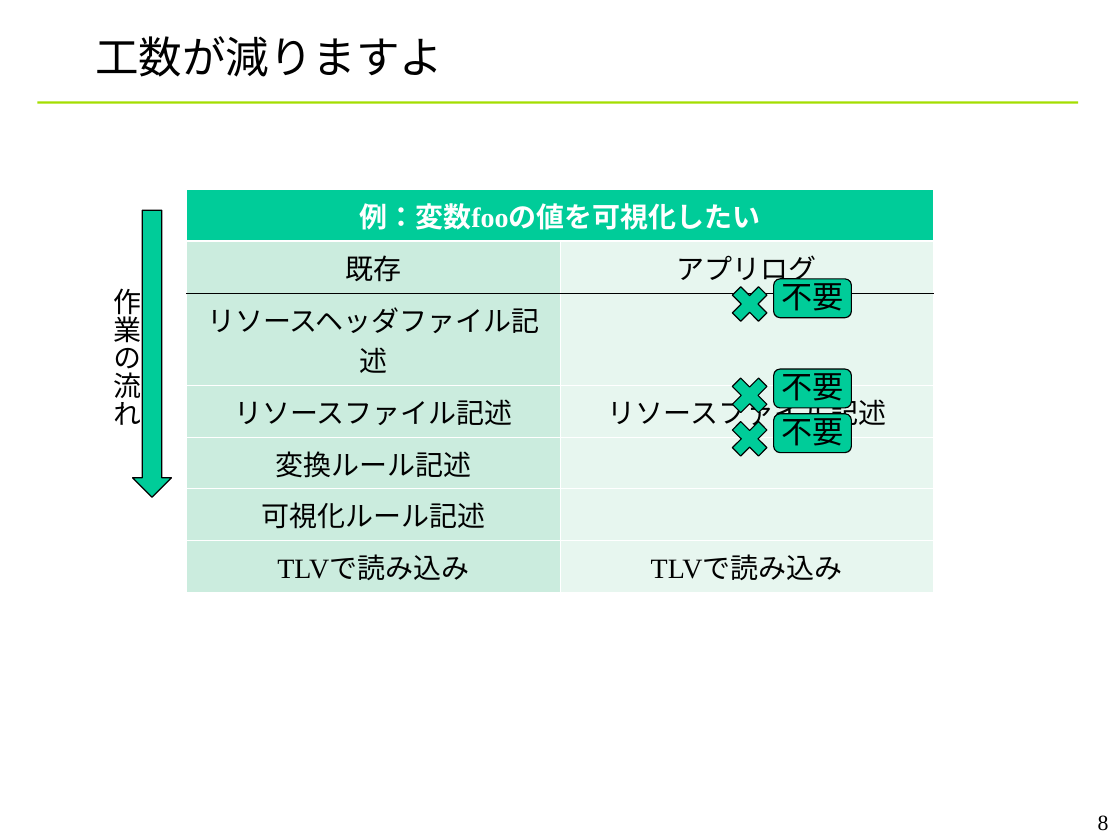
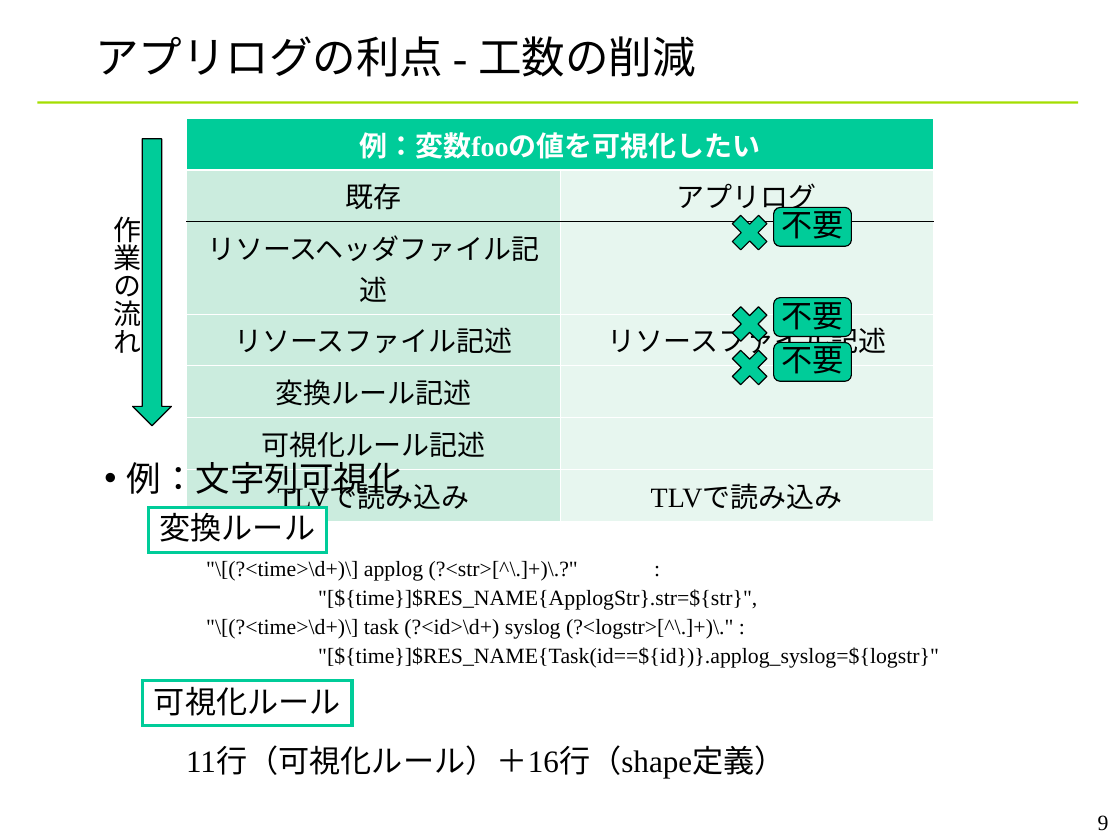
Before and after one commit to YixiaoLi/tlv4mc, a slide deck: slide 9 of doc/phase4/toppers_conference.ppt (slide 8 before the commit). Drawn at 1120x840 pixels with LibreOffice and Linux fonts; fonts in the diff are those of the drawing; background and template pictures are left out. Boxes give left, top, right and bottom in pixels: in the first picture for what was removed or moved away, otherwise in the second. Text is boxed around its words. In the diff, an @@ line names an element or a change of style, - is before the commit and + after.

```diff
--- a/doc/phase4/toppers_conference.ppt
+++ b/doc/phase4/toppers_conference.ppt
@@ title at (x1=95, y1=36, x2=696, y2=77): text changed @@
-工数が減りますよ
+アプリログの利点 - 工数の削減
@@ 1 text, 1 table, 1 down arrow moved together from (x1=114, y1=189, x2=933, y2=584) to (x1=114, y1=118, x2=933, y2=516) @@
@@ freeform shape moved from (x1=725, y1=413, x2=775, y2=464) to (x1=725, y1=207, x2=775, y2=258) @@
@@ rounded rectangle "不要" moved from (x1=774, y1=413, x2=851, y2=452) to (x1=774, y1=207, x2=851, y2=246) @@
@@ freeform shape moved from (x1=725, y1=279, x2=775, y2=329) to (x1=725, y1=299, x2=775, y2=349) @@
@@ rounded rectangle "不要" moved from (x1=774, y1=279, x2=851, y2=318) to (x1=774, y1=298, x2=851, y2=337) @@
@@ freeform shape moved from (x1=725, y1=371, x2=775, y2=421) to (x1=725, y1=343, x2=775, y2=393) @@
@@ rounded rectangle "不要" moved from (x1=774, y1=370, x2=851, y2=409) to (x1=774, y1=343, x2=851, y2=382) @@
@@ text added at (x1=127, y1=456, x2=403, y2=500), 22.2 pt, text #000000 @@
+• 例：文字列可視化
@@ rectangle added at (x1=149, y1=507, x2=327, y2=552), fill #FFFFFF, outline #00CC99 2.01 pt, 20 pt, text #000000 @@
+  変換ルール
@@ text added at (x1=206, y1=561, x2=939, y2=668), 14 pt, text #000000 @@
+"\[(?<time>\d+)\] applog (?<str>[^\.]+)\.?" :
+"[${time}]$RES_NAME{ApplogStr}.str=${str}",
+"\[(?<time>\d+)\] task (?<id>\d+) syslog (?<logstr>[^\.]+)\." :
+"[${time}]$RES_NAME{Task(id==${id})}.applog_syslog=${logstr}"
@@ rectangle added at (x1=143, y1=681, x2=353, y2=726), fill #FFFFFF, outline #00CC99 2.01 pt, 20 pt, text #000000 @@
+  可視化ルール
@@ text added at (x1=186, y1=748, x2=786, y2=778), 20 pt, text #000000 @@
+11行（可視化ルール）＋16行（shape定義）
@@ page number at (x1=1098, y1=815, x2=1109, y2=831): text changed @@
-8
+9
```
Also in this commit, not shown: 4 other slides changed, 4 slides added, 3 slides removed.
